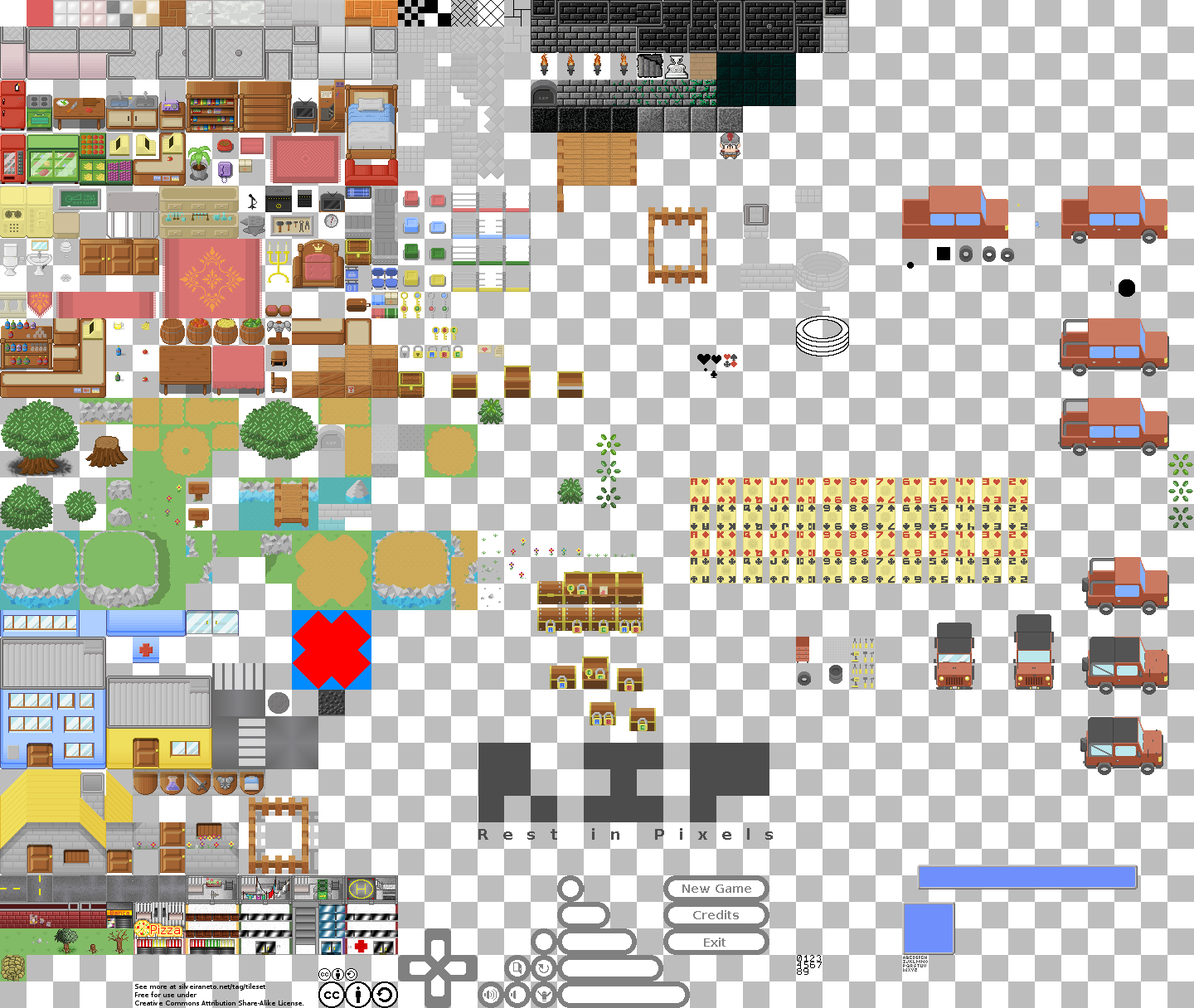
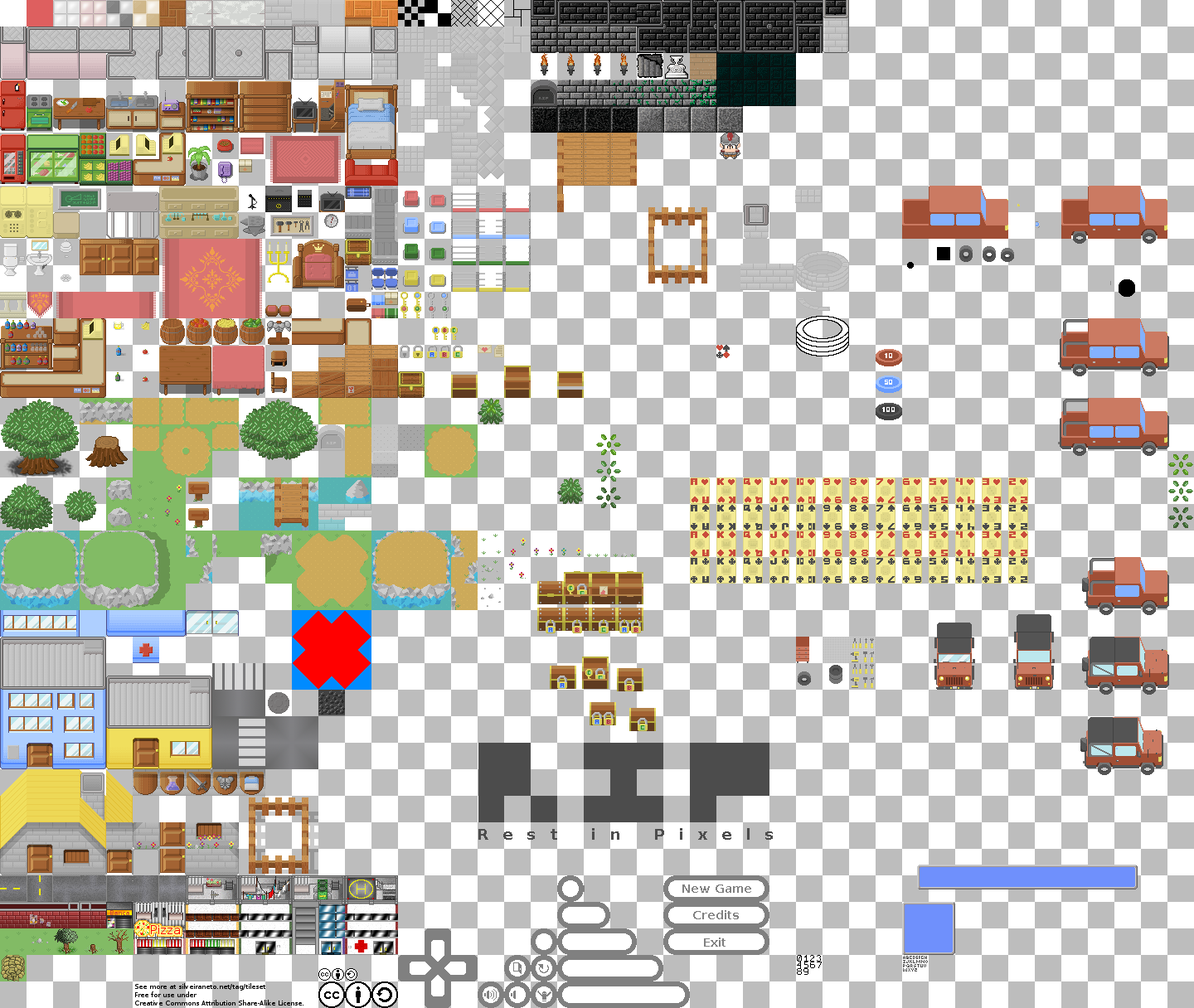
Layer changes from the first 1194px x 1008px image to the second:
painted on "cards" over (x1=724, y1=487, x2=757, y2=574)
painted on "Background copy" over (x1=697, y1=344, x2=902, y2=421)
